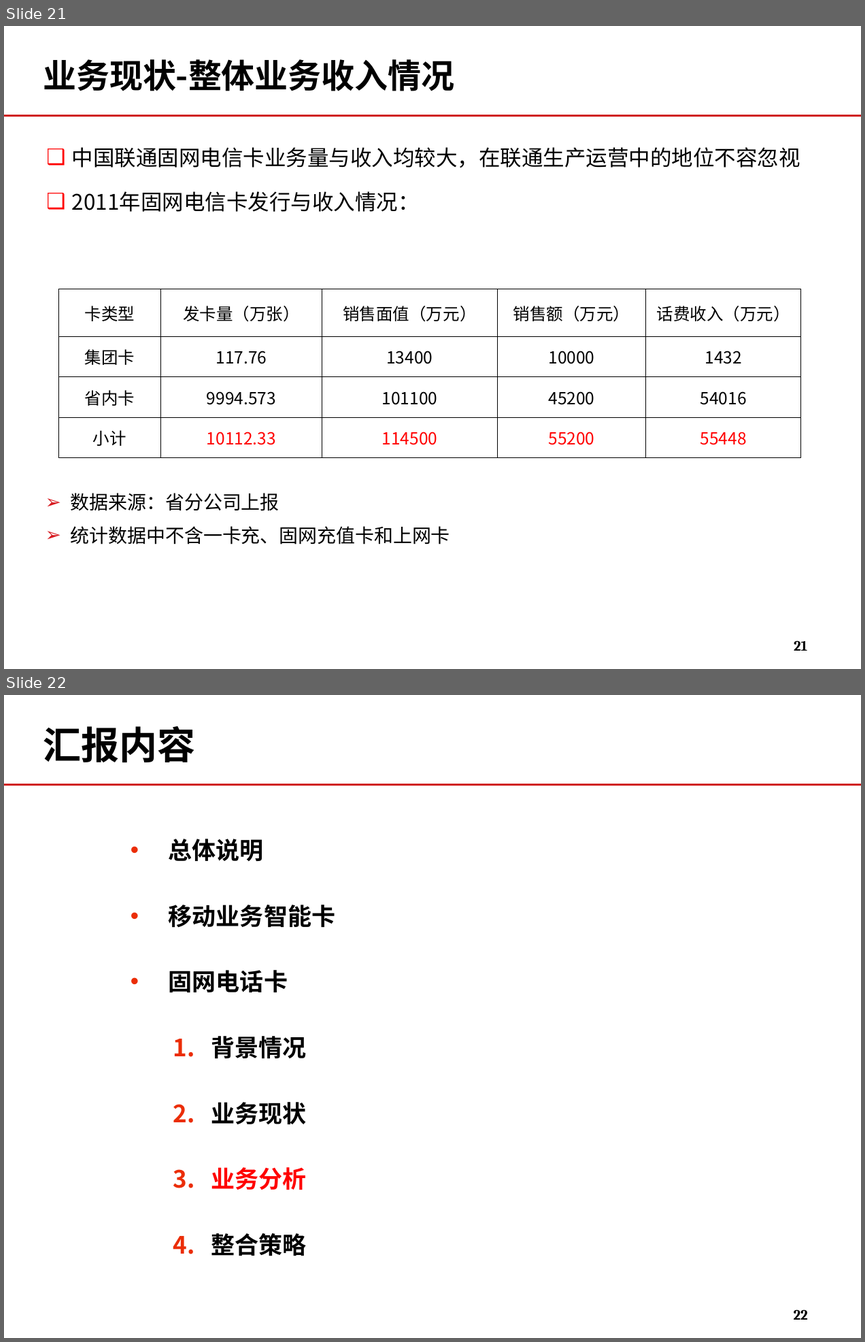
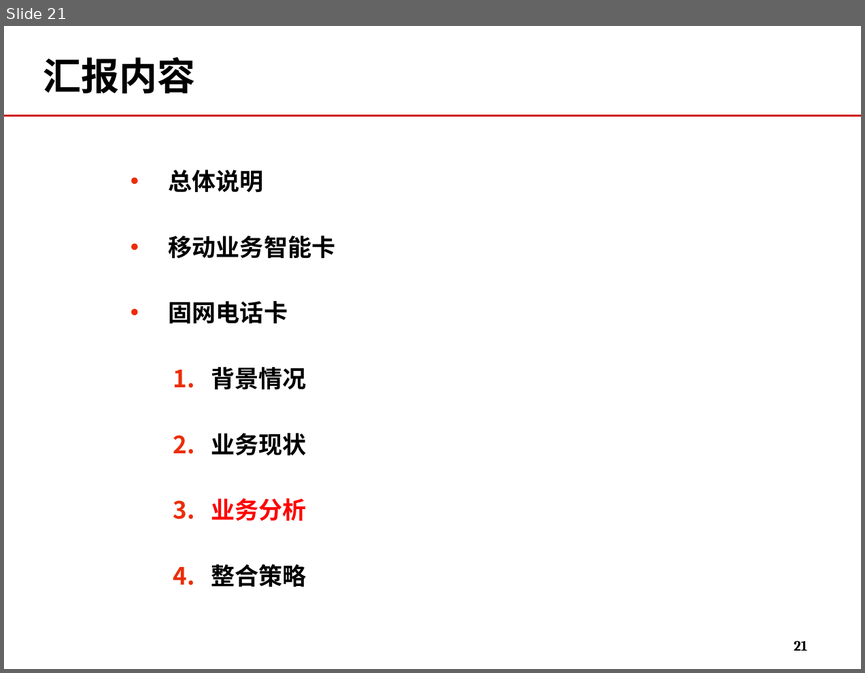
Before and after one commit to momo1101/unicardsrch, a slide deck: 软课题文本/软课题-中国联通电信卡业务及策略研究.ppt. Shown one above the other, each under a label of ours: slides 21 and 22 before the commit, slide 21 after it. The pictures are 865x1342 and 865x673 pixels, drawn with LibreOffice and Linux fonts; fonts in the diff are those of the drawing; background and template pictures are left out. Boxes give left, top, right and bottom in pixels: in the first picture for what was removed or moved away, otherwise in the second. Text is boxed around its words. In the diff, an @@ line names an element or a change of style, - is before the commit and + after.

```diff
--- a/软课题文本/软课题-中国联通电信卡业务及策略研究.ppt
+++ b/软课题文本/软课题-中国联通电信卡业务及策略研究.ppt
@@ slide 21 removed at (4, 26, 861, 669), background #FFFFFF; not listed: 1 template element that a slide beside it also shows @@
@@ title removed at (43, 59, 454, 91) @@
-业务现状-整体业务收入情况
@@ text removed at (72, 147, 800, 212) @@
-❑ 中国联通固网电信卡业务量与收入均较大，在联通生产运营中的地位不容忽视
-❑ 2011年固网电信卡发行与收入情况：
@@ table removed at (59, 289, 801, 458), 4 rows, 5 columns @@
-卡类型 | 发卡量（万张） | 销售面值（万元） | 销售额（万元） | 话费收入（万元）
-集团卡 | 117.76 | 13400 | 10000 | 1432
-省内卡 | 9994.573 | 101100 | 45200 | 54016
-小计 | 10112.33 | 114500 | 55200 | 55448
@@ text removed at (71, 492, 450, 544) @@
-➢ 数据来源：省分公司上报
-➢ 统计数据中不含一卡充、固网充值卡和上网卡
@@ page number removed at (793, 640, 807, 650) @@
-21
@@ what was slide 22 is now slide 21 @@
@@ page number at (793, 640, 807, 650): text changed @@
-22
+21
```
Also in this commit, not shown: 4 slides changed, 1 slide added.
